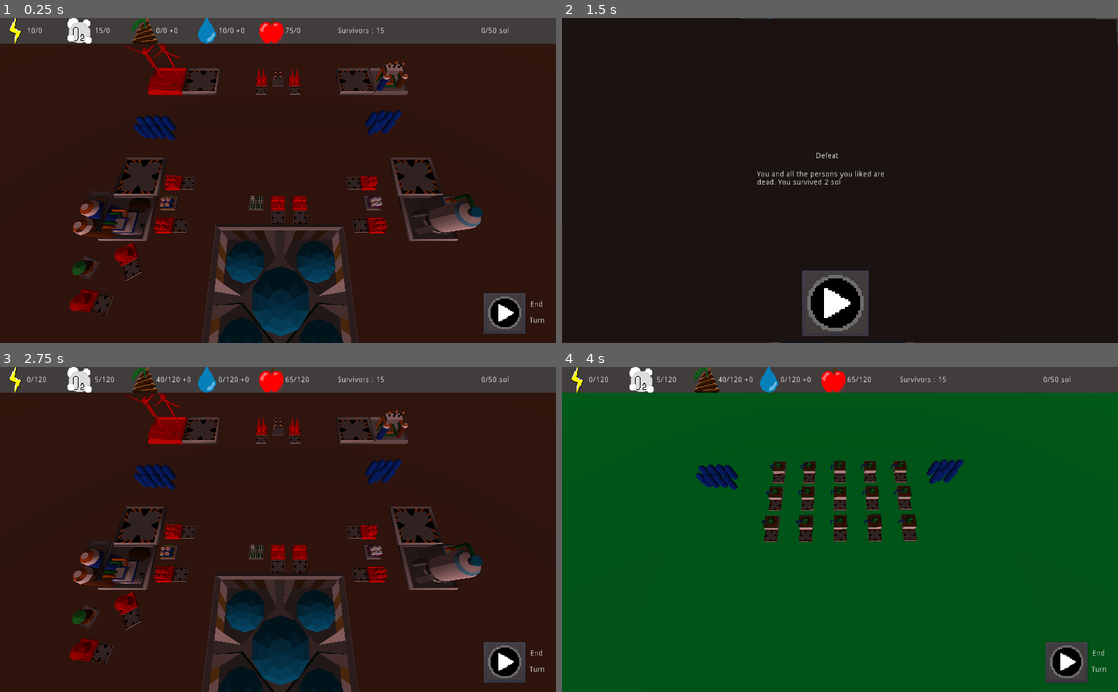
Above: before the commit, frames 1-4 (two rows, left to right).
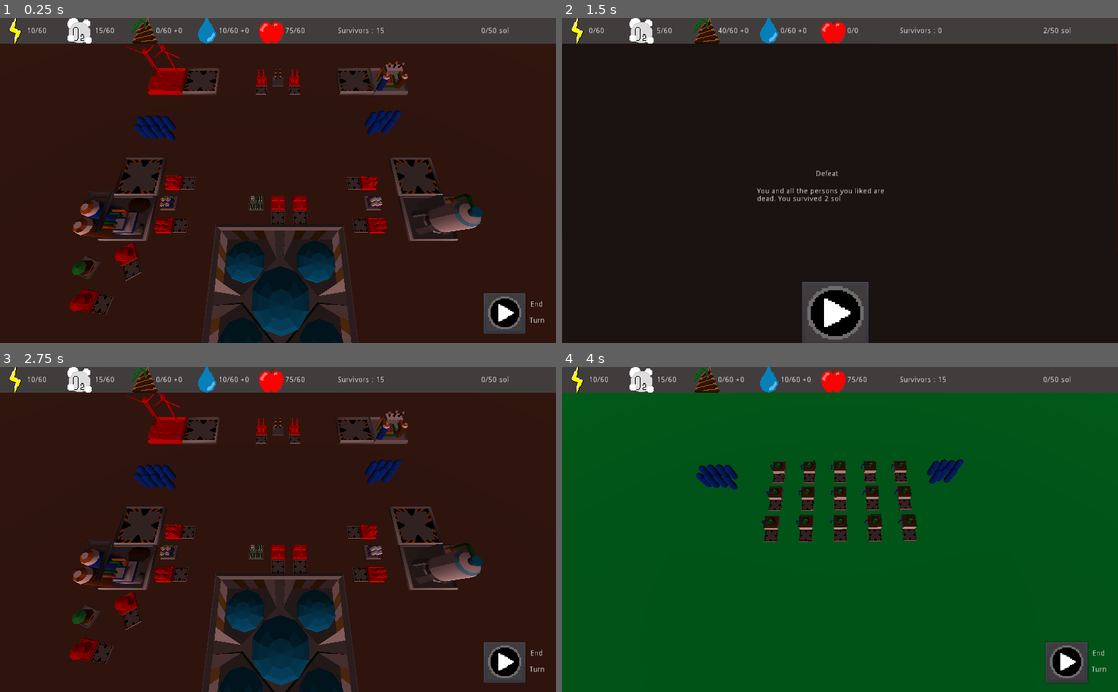
Above: after the commit, the same moments.

Repository: AngryCyboot/LD52
Game: Godot game, scene res://Scènes/Scene principale.tscn
Two runs of this game, one before a commit and one after it. Both use one fixed random seed, a clock stepped at 60 frames per second and the inputs below.
Inputs (mouse positions are in pixels of both pictures, inside the frame that each line leads up to; where the layout moved, square brackets give the same spot in the first picture):
- Up to frame 1 (0.25 s): no input
- Up to frame 2 (1.5 s): click (1067, 313) at 0.5 s; tap Enter at 1.25 s; move the mouse to (962, 164) at 1.27 s; hold D from 1.28 s (still down); tap I at 1.35 s; click (962, 164) at 1.42 s
- Up to frame 3 (2.75 s): release D at 2 s; click (272, 662) [272, 653] at 2 s
- Up to frame 4 (4 s): tap Space at 2.75 s; move the mouse to (728, 545) at 2.77 s; hold A 2.78-3.53 s; tap Tab at 2.85 s; tap Enter at 3.5 s; move the mouse to (895, 458) at 3.52 s; hold D from 3.53 s (still down); tap I at 3.6 s

The runs differ from the first frame. In frame 1, less than 0.1% of the frame differs, in the area x 7-55%, y 2-5%; in frame 2, 9.8%, in the area x 0-100%, y 0-100%; in frame 3, 0.2%; in frame 4, 0.2%.

Commit message:
all the fixes !!

Diff:
--- a/GodotFiles/Scènes/UI.tscn
+++ b/GodotFiles/Scènes/UI.tscn
@@ -154,6 +154,8 @@
 
 [node name="EndingScreen" type="Polygon2D" parent="."]
 visible = false
+position = Vector2( 0, 47 )
+scale = Vector2( 1, 0.945 )
 color = Color( 0.105882, 0.0705882, 0.0705882, 1 )
 polygon = PoolVector2Array( 0, 0, 1, 597, 1024, 600, 1022, 2 )
 
--- a/GodotFiles/scripts/Scene principale.gd
+++ b/GodotFiles/scripts/Scene principale.gd
@@ -7,17 +7,30 @@
 
 # [0stock,1max,2prod,3conso,4frozen*] conso is only for UI
 
-export var food = [75,0,0,0]
-export var energy = [10,0,0,0]
-export var oxy = [15,0,0,0]
-export var water = [10,0,0,0,0]
-export var shit = [0,0,0,0,0]
+export var start_food = [75,60,0,0,0]
+export var start_energy = [10,60,0,0,0]
+export var start_oxy = [15,60,0,0,0]
+export var start_water = [10,60,0,0,0]
+export var start_shit = [0,60,0,0,0]
+
+var food = [0,0,0,0,0]
+var energy = [0,0,0,0,0]
+var oxy = [0,0,0,0,0]
+var water = [0,0,0,0,0]
+var shit = [0,0,0,0,0]
+
 var allTheThings
 var prod
 var fields
 var storage
 
 func _ready():
+	initialise_list(food,start_food)
+	initialise_list(energy,start_energy)
+	initialise_list(oxy,start_oxy)
+	initialise_list(water,start_water)
+	initialise_list(shit,start_shit)
+	turn = 0
 	UI = $Camera/UI
 	survivors = $Survivors.get_child_count()
 	allTheThings = [energy,oxy,shit,water,food,turn,survivors]
@@ -30,6 +43,10 @@
 		x.connect("scream",self,"cracotte")
 
 	pass
+
+func initialise_list (lista,listb) :
+	for x in 4 :
+		lista[x] = listb[x]
 
 func restart ():
 	get_tree().reload_current_scene()
@@ -72,25 +89,45 @@
 		if data[5]:
 			x.grow()
 
-	energy[1] = 60
-	oxy[1] = 60
-	food[1] = 60
-	water[1] = 60
-	shit[1] = 60
-	for x in storage.get_children():
-		var data = x.status()
-		if data[6] and data[5]:
-			x.repair()
-		elif not data[6]:
-			if x.name == "Batteries":
+	energy[1] = 0
+	oxy[1] = 0
+	food[1] = 0
+	water[1] = 0
+	shit[1] = 0
+	for x in get_tree().get_nodes_in_group("Batteries"):
+		var data = x.status()
+		if data[6] and data[5]:
+			x.repair()
+			data = x.status()
+		if not data[6]:
 				energy[1] += 60
-			if x.name == "FoodStorage":
+	for x in get_tree().get_nodes_in_group("FoodStorage"):
+		var data = x.status()
+		if data[6] and data[5]:
+			x.repair()
+			data = x.status()
+		if not data[6]:
 				food[1] += 60
-			if x.name == "OxygenStorage":
+	for x in get_tree().get_nodes_in_group("OxygenStorage"):
+		var data = x.status()
+		if data[6] and data[5]:
+			x.repair()
+			data = x.status()
+		if not data[6]:
 				oxy[1] += 60
-			if x.name == "ShitStorage":
+	for x in get_tree().get_nodes_in_group("ShitStorage"):
+		var data = x.status()
+		if data[6] and data[5]:
+			x.repair()
+			data = x.status()
+		if not data[6]:
 				shit[1] += 60
-			if x.name == "WaterStorage":
+	for x in get_tree().get_nodes_in_group("WaterStorage"):
+		var data = x.status()
+		if data[6] and data[5]:
+			x.repair()
+			data = x.status()
+		if not data[6]:
 				water[1] += 60
 	#survivors
 	if food[0] + food[2] < survivors :
